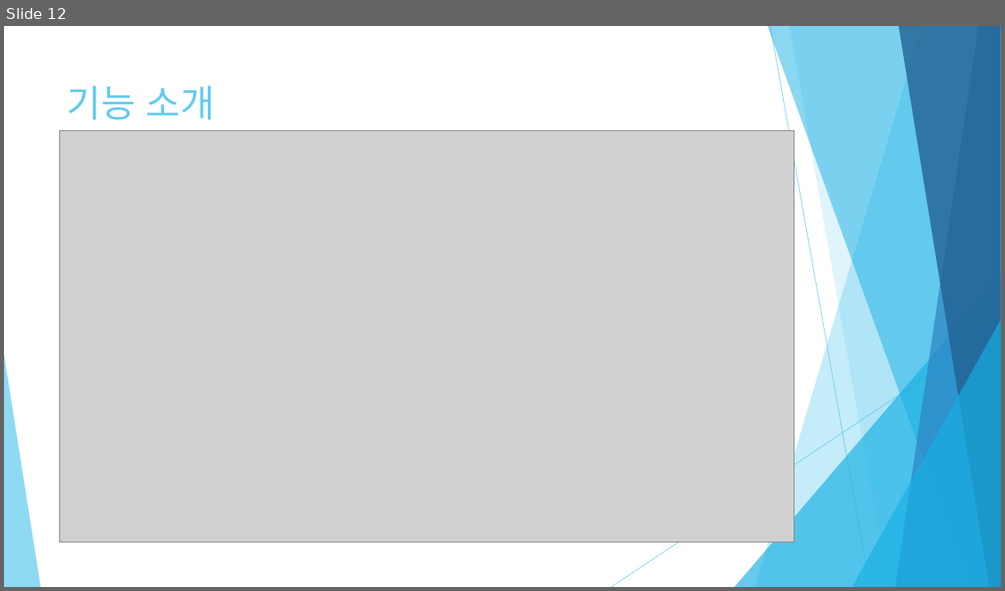
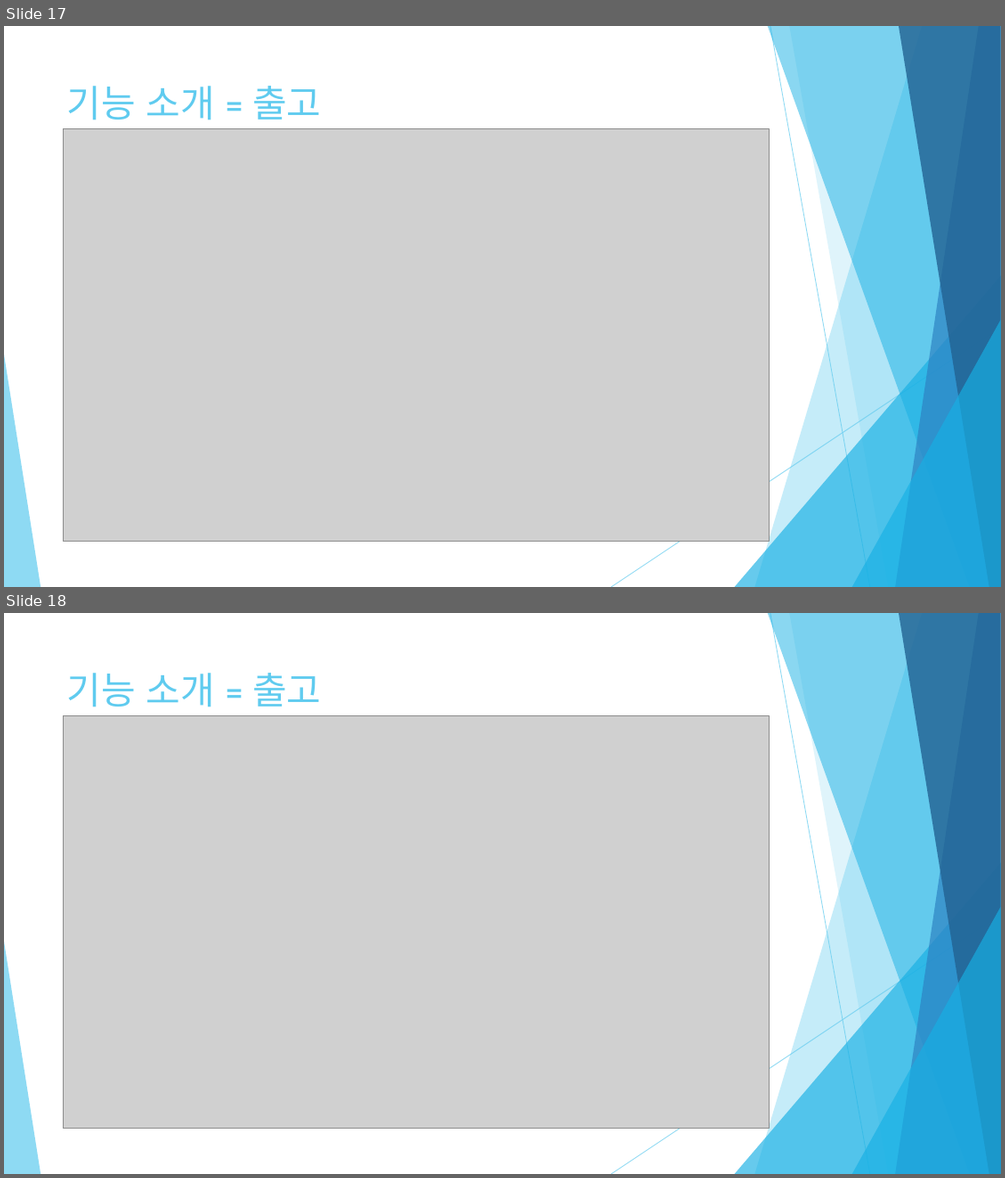
Before and after one commit to mywns123/project_yeop, a slide deck: document/세탁물 주문 관리_임준엽.pptx. Shown one above the other, each under a label of ours: slide 12 before the commit, slides 17 and 18 after it. The pictures are 1005x591 and 1005x1178 pixels, drawn with LibreOffice and Linux fonts; fonts in the diff are those of the drawing; grey boxes stand for pictures. Boxes give left, top, right and bottom in pixels: in the first picture for what was removed or moved away, otherwise in the second. Text is boxed around its words. In the diff, an @@ line names an element or a change of style, - is before the commit and + after.

```diff
--- a/document/세탁물 주문 관리_임준엽.pptx
+++ b/document/세탁물 주문 관리_임준엽.pptx
@@ slide 18 added at [4, 613, 1001, 1174], background #FFFFFF; not listed: 10 template elements that a slide beside it also shows @@
@@ title added at [67, 673, 321, 707], 36 pt, text #5FCBEF @@
+기능 소개 = 출고
@@ picture added at [63, 716, 769, 1128] @@
@@ what was slide 12 is now slide 17 @@
@@ slide 17 changed as well @@
@@ title at [67, 86, 321, 120]: text changed @@
-기능 소개
+기능 소개 = 출고
@@ picture: place and size @@
-picture at [59, 131, 794, 542]
+picture at [63, 129, 769, 541]
```
Also in this commit, not shown: 19 other slides changed, 6 other slides added, 19 other files.
